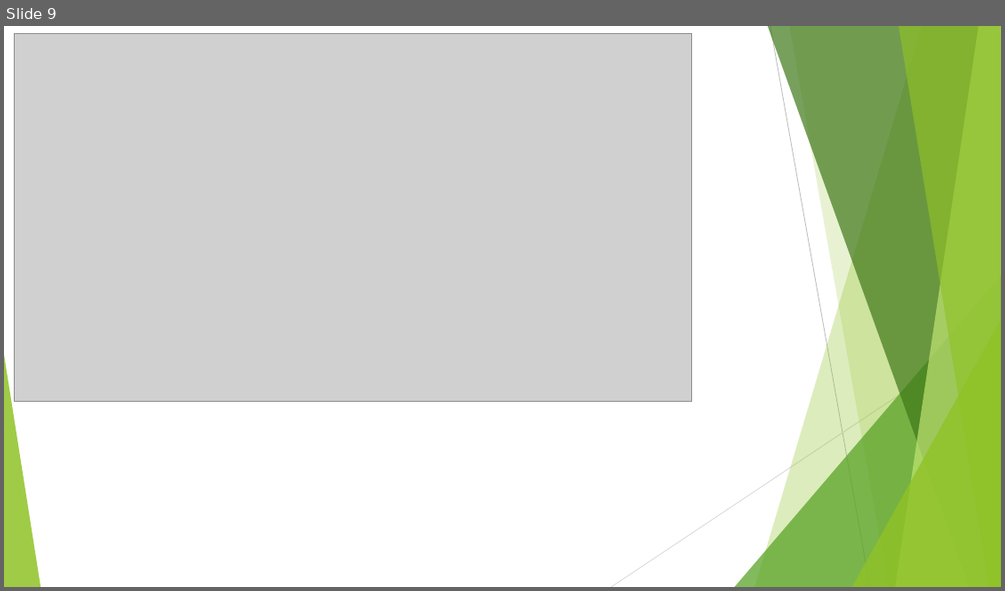
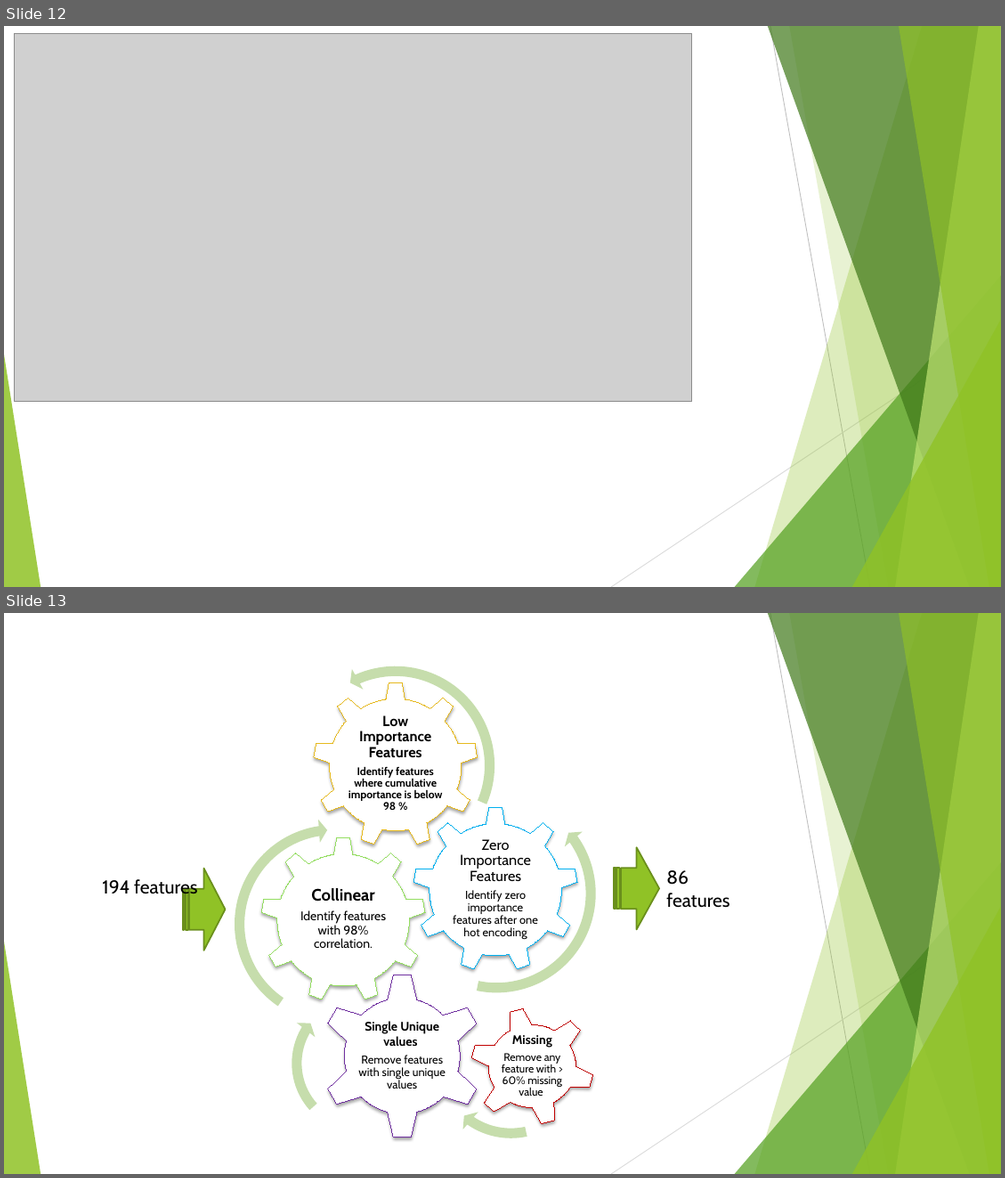
Before and after one commit to sigmanudude/ResidentialEnergyPrediction, a slide deck: PresentationSlide.pptx. Shown one above the other, each under a label of ours: slide 9 before the commit, slides 12 and 13 after it. The pictures are 1005x591 and 1005x1178 pixels, drawn with LibreOffice and Linux fonts; fonts in the diff are those of the drawing; grey boxes stand for pictures. Boxes give left, top, right and bottom in pixels: in the first picture for what was removed or moved away, otherwise in the second. Text is boxed around its words. In the diff, an @@ line names an element or a change of style, - is before the commit and + after.

```diff
--- a/PresentationSlide.pptx
+++ b/PresentationSlide.pptx
@@ slide 13 added at [4, 613, 1001, 1174], background #FFFFFF; not listed: 10 template elements that a slide beside it also shows @@
@@ circular arrow added at [262, 632, 529, 899], fill #C6DDAD @@
@@ freeform shape added at [313, 682, 478, 847], fill #FFFFFF, outline #E6B91E 0.75 pt, 10.5 pt, text #000000, bold @@
+Low Importance Features
+Identify features where cumulative importance is below 98 %
@@ circular arrow added at [186, 775, 483, 1072], fill #C6DDAD @@
@@ circular arrow added at [380, 777, 614, 1011], fill #C6DDAD @@
@@ freeform shape added at [413, 807, 578, 972], fill #FFFFFF, outline #00B0F0 0.75 pt, 11 pt, text #000000 @@
+Zero Importance Features
+Identify zero importance features after one hot encoding
@@ freeform shape added at [260, 837, 426, 1003], fill #FFFFFF, outline #94DE61 0.75 pt, 12 pt, text #000000 @@
+Collinear
+Identify features with 98% correlation.
@@ striped right arrow added at [615, 847, 660, 929], fill #90C226, outline #6B901C 1.5 pt @@
@@ text added at [102, 879, 197, 899], 18 pt, text #000000 @@
+194 features
@@ striped right arrow added at [183, 868, 226, 950], fill #90C226, outline #6B901C 1.5 pt @@
@@ text added at [666, 870, 729, 908], 18 pt, text #000000 @@
+86
+features
@@ left circular arrow added at [259, 961, 464, 1165], fill #C6DDAD @@
@@ freeform shape added at [320, 973, 485, 1139], fill #FFFFFF, outline #7030A0 0.75 pt, 11 pt, text #000000 @@
+Single Unique values
+Remove features with single unique values
@@ circular arrow added at [418, 969, 604, 1155], fill #C6DDAD @@
@@ freeform shape added at [455, 994, 609, 1139], fill #FFFFFF, outline #C00000 0.75 pt, 10.5 pt, text #000000 @@
+Missing
+Remove any feature with > 60% missing value
@@ what was slide 9 is now slide 12 @@
```
Also in this commit, not shown: 4 slides changed, 3 other slides added, 7 other files.
